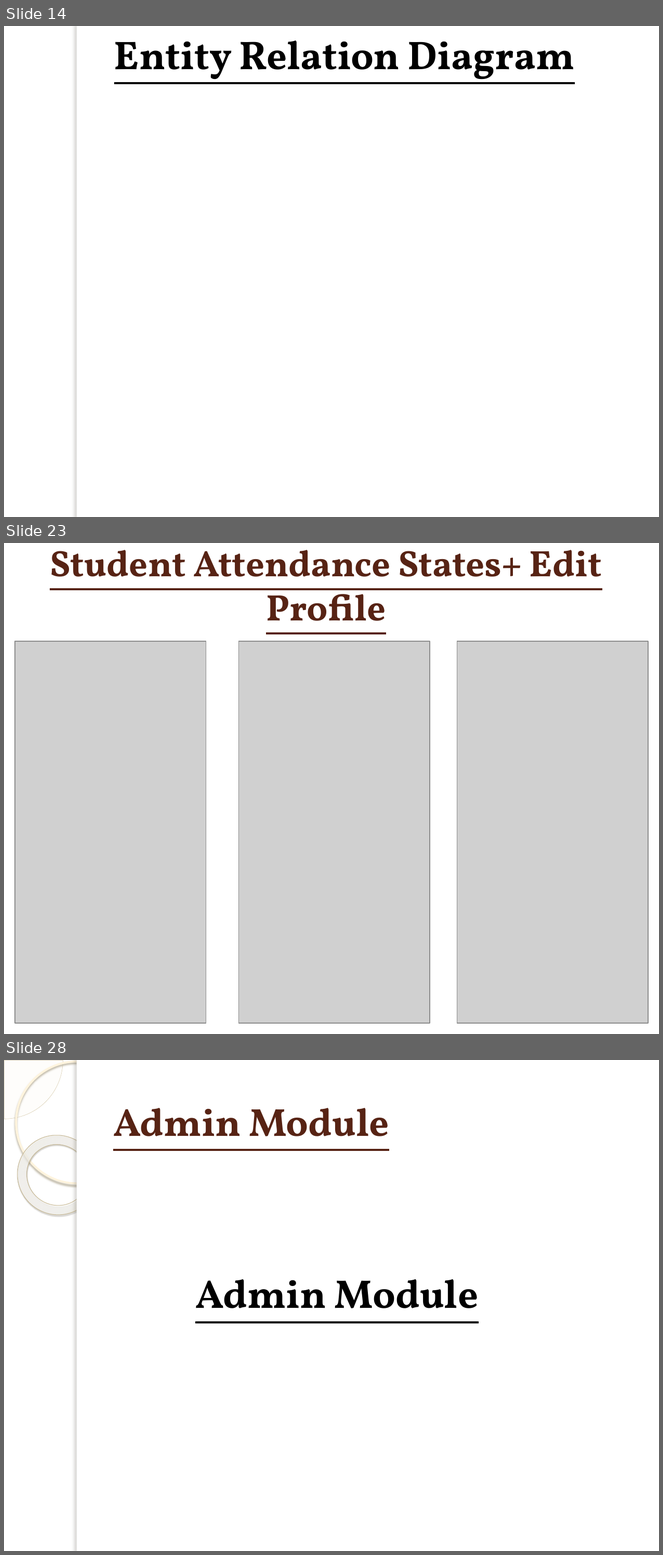
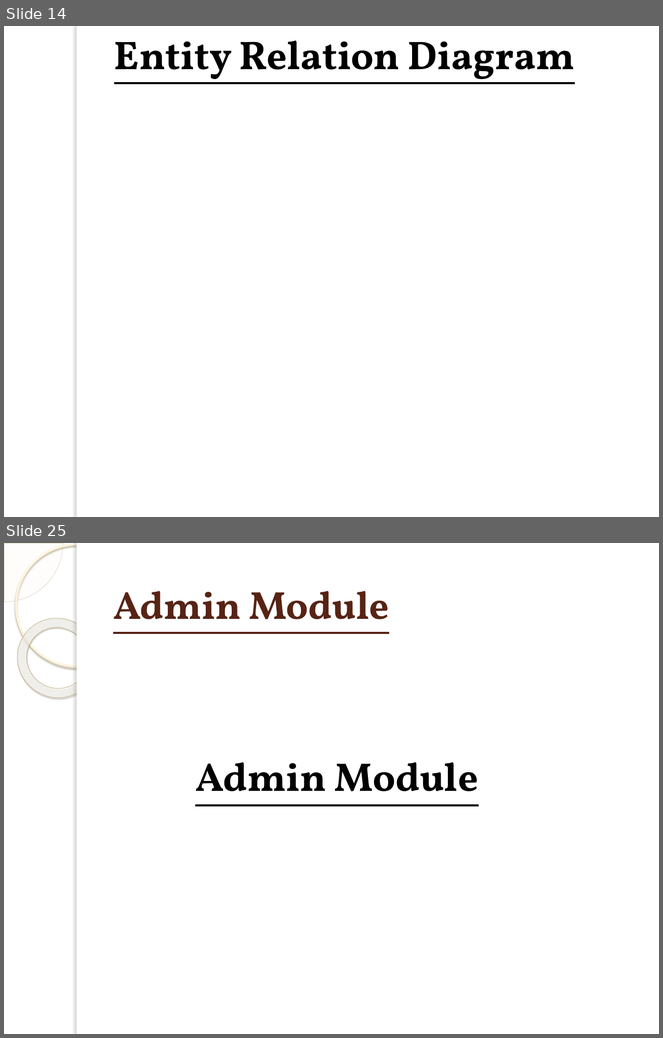
Before and after one commit to Muradali-786/fyp-thesis, a slide deck: fyp presentation New.pptx. Shown one above the other, each under a label of ours: slides 14, 23 and 28 before the commit, slides 14 and 25 after it; the slides between them are not shown. The pictures are 663x1555 and 663x1038 pixels, drawn with LibreOffice and Linux fonts; fonts in the diff are those of the drawing; grey boxes stand for pictures; background and template pictures are left out. Boxes give left, top, right and bottom in pixels: in the first picture for what was removed or moved away, otherwise in the second. Text is boxed around its words. In the diff, an @@ line names an element or a change of style, - is before the commit and + after.

```diff
--- a/fyp presentation New.pptx
+++ b/fyp presentation New.pptx
@@ slide 23 removed at (4,543,659,1034), background picture (left out) @@
@@ title removed at (50,550,602,635) @@
-Student Attendance States+ Edit Profile
@@ picture removed at (15,641,206,1023) @@
@@ picture removed at (239,641,430,1023) @@
@@ picture removed at (457,641,649,1023) @@
@@ what was slide 28 is now slide 25 @@
```
Also in this commit, not shown: 5 slides changed, 6 slides added, 8 other slides removed.
